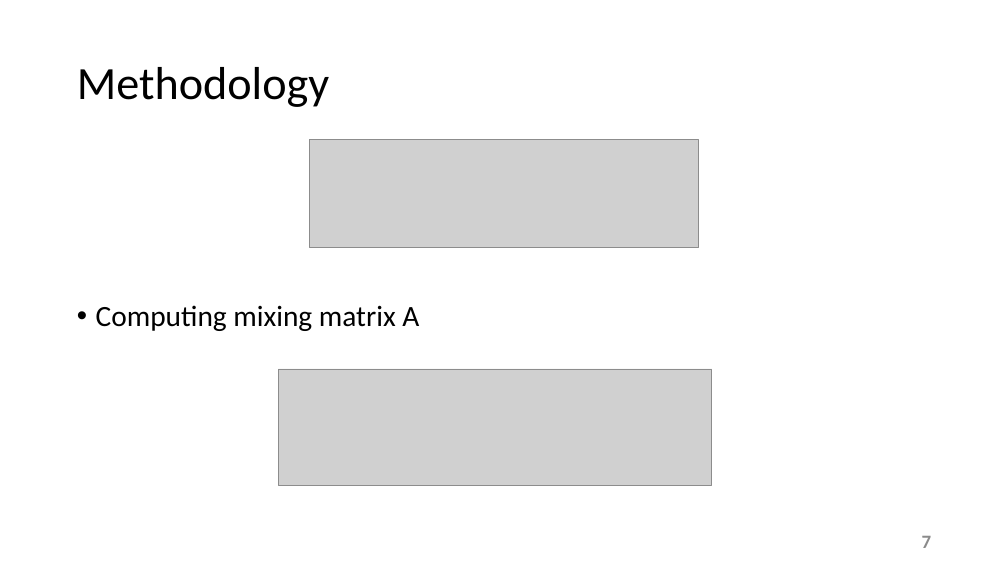
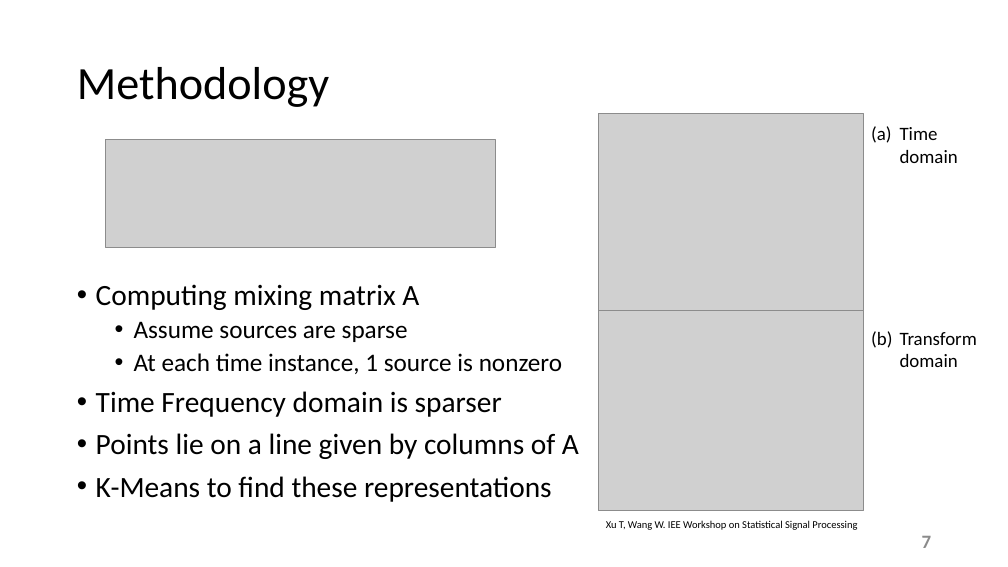
Before and after one commit to esaracin/compressive-sensing-cocktail-party-problem, a slide deck: slide 7 of slide/slides.pptx. Drawn at 1008x567 pixels with LibreOffice and Linux fonts; fonts in the diff are those of the drawing; grey boxes stand for pictures; background and template pictures are left out. Boxes give left, top, right and bottom in pixels: in the first picture for what was removed or moved away, otherwise in the second. Text is boxed around its words. In the diff, an @@ line names an element or a change of style, - is before the commit and + after.

```diff
--- a/slide/slides.pptx
+++ b/slide/slides.pptx
@@ picture added at [599, 113, 864, 315] @@
@@ picture: place and size @@
-picture at [309, 140, 699, 248]
+picture at [106, 139, 495, 247]
@@ text added at [900, 127, 977, 367], 18 pt, text #000000 @@
+(a) Time domain
+(b) Transform domain
@@ text "Computing mixing matrix A": place and size @@
-text "Computing mixing matrix A" at [96, 305, 419, 331]
+text "Computing mixing matrix A" at [96, 284, 579, 502]
@@ text at [96, 321, 579, 502]: paragraphs added @@
+  • Assume sources are sparse
+  • At each time instance, 1 source is nonzero
+• Time Frequency domain is sparser
+• Points lie on a line given by columns of A
+• K-Means to find these representations
@@ picture added at [599, 311, 864, 511] @@
@@ picture removed at [278, 369, 712, 485] @@
@@ text added at [606, 520, 857, 530], 10 pt, text #000000 @@
+Xu T, Wang W. IEE Workshop on Statistical Signal Processing
```
Also in this commit, not shown: 3 slides added, 1 slide removed.
